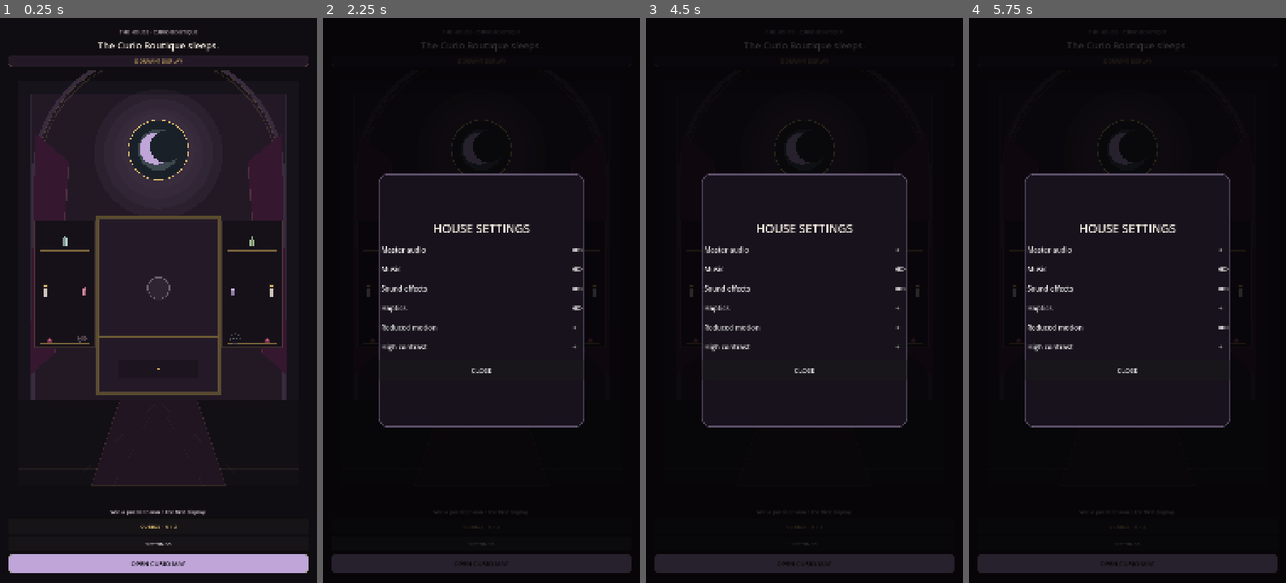
Above: before the commit, frames 1-4 (left to right).
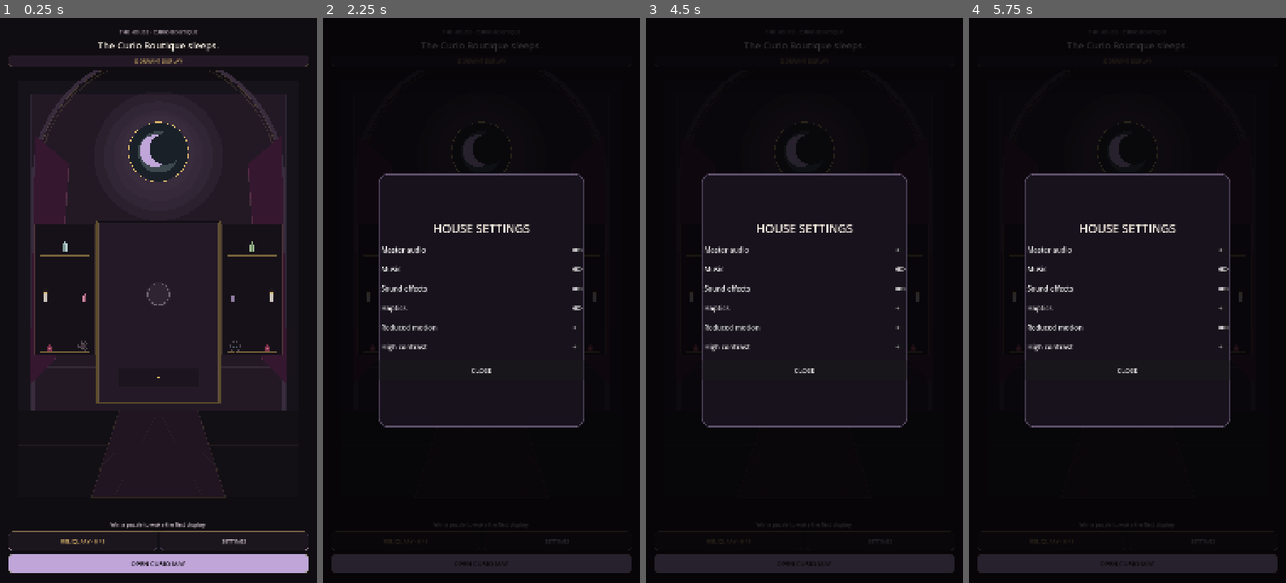
Above: after the commit, the same moments.

Repository: Jay-prodesign/akilta-match3
Game: Godot game, scene res://src/app/app_bootstrap.tscn
The game is run twice, just before and just after one commit, with the same random seed, the same clock (stepped at 60 frames per second) and the same inputs.
Inputs:
- Up to frame 1 (0.25 s): no input
- Up to frame 2 (2.25 s): click "CURIOS · 0 / 3" (after the commit: "RELIQUARY · 0 / 3") at 0.5 s; click "BACK TO THE HOUSE" at 1.25 s; click "SETTINGS" at 2 s
- Up to frame 3 (4.5 s): click "OPEN CURIO MAP" at 2.75 s; click "Master audio" at 3.5 s; click "Haptics" at 4.25 s
- Up to frame 4 (5.75 s): click "Reduced motion" at 5 s

The runs differ from the first frame. In frame 1, 3.8% of the frame differs, in the area x 2-98%, y 9-95%; in frame 2, 0.3%; in frame 3, 0.3%; in frame 4, 0.3%.

Commit message:
feat: turn House controls into a real navigation dock

Diff:
--- a/src/ui/home/house_home.gd
+++ b/src/ui/home/house_home.gd
@@ -12,8 +12,8 @@
 @onready var headline: Label = $Layout/Headline
 @onready var detail: Label = $Layout/Detail
 @onready var curio_label: Label = $Layout/CurioChip/Label
-@onready var collection_button: Button = $Layout/CollectionButton
-@onready var settings_button: Button = $Layout/SettingsButton
+@onready var collection_button: Button = $Layout/ActionDock/Actions/CollectionButton
+@onready var settings_button: Button = $Layout/ActionDock/Actions/SettingsButton
 @onready var play_button: Button = $Layout/PlayButton
 
 var progress
@@ -52,7 +52,7 @@
 		curio_label.text = "CURIO 01 · MOON CAMEO AWAKENED"
 	else:
 		curio_label.text = "DORMANT DISPLAY"
-	collection_button.text = "CURIOS · %d / 3" % owned_curios.size()
+	collection_button.text = "RELIQUARY · %d / 3" % owned_curios.size()
 	play_button.disabled = available_level_count < 1
 	play_button.text = "OPEN CURIO MAP" if available_level_count >= 1 else "THE MAP IS SEALED"
 
--- a/src/ui/home/house_home.tscn
+++ b/src/ui/home/house_home.tscn
@@ -41,6 +41,30 @@
 border_width_right = 1
 border_width_bottom = 1
 border_color = Color(0.851, 0.71, 0.416, 0.26)
+corner_radius_top_left = 14
+corner_radius_top_right = 14
+corner_radius_bottom_right = 14
+corner_radius_bottom_left = 14
+
+[sub_resource type="StyleBoxFlat" id="ActionDock"]
+bg_color = Color(0.075, 0.058, 0.09, 0.96)
+border_width_left = 1
+border_width_top = 1
+border_width_right = 1
+border_width_bottom = 1
+border_color = Color(0.851, 0.71, 0.416, 0.18)
+corner_radius_top_left = 18
+corner_radius_top_right = 18
+corner_radius_bottom_right = 18
+corner_radius_bottom_left = 18
+
+[sub_resource type="StyleBoxFlat" id="SecondaryButton"]
+bg_color = Color(0.105, 0.082, 0.12, 1)
+border_width_left = 1
+border_width_top = 1
+border_width_right = 1
+border_width_bottom = 1
+border_color = Color(0.749, 0.647, 0.847, 0.22)
 corner_radius_top_left = 14
 corner_radius_top_right = 14
 corner_radius_bottom_right = 14
@@ -120,18 +144,36 @@
 horizontal_alignment = 1
 autowrap_mode = 2
 
-[node name="CollectionButton" type="Button" parent="Layout"]
-custom_minimum_size = Vector2(0, 50)
+[node name="ActionDock" type="PanelContainer" parent="Layout"]
+custom_minimum_size = Vector2(0, 68)
 layout_mode = 2
+theme_override_styles/panel = SubResource("ActionDock")
+
+[node name="Actions" type="HBoxContainer" parent="Layout/ActionDock"]
+layout_mode = 2
+theme_override_constants/separation = 10
+alignment = 1
+
+[node name="CollectionButton" type="Button" parent="Layout/ActionDock/Actions"]
+custom_minimum_size = Vector2(0, 52)
+layout_mode = 2
+size_flags_horizontal = 3
 theme_override_colors/font_color = Color(0.851, 0.71, 0.416, 1)
-theme_override_font_sizes/font_size = 19
-text = "CURIOS · 0 / 3"
+theme_override_font_sizes/font_size = 18
+theme_override_styles/normal = SubResource("SecondaryButton")
+theme_override_styles/hover = SubResource("SecondaryButton")
+theme_override_styles/pressed = SubResource("SecondaryButton")
+text = "RELIQUARY · 0 / 3"
 
-[node name="SettingsButton" type="Button" parent="Layout"]
-custom_minimum_size = Vector2(0, 50)
+[node name="SettingsButton" type="Button" parent="Layout/ActionDock/Actions"]
+custom_minimum_size = Vector2(0, 52)
 layout_mode = 2
+size_flags_horizontal = 3
 theme_override_colors/font_color = Color(0.851, 0.804, 0.835, 1)
-theme_override_font_sizes/font_size = 19
+theme_override_font_sizes/font_size = 18
+theme_override_styles/normal = SubResource("SecondaryButton")
+theme_override_styles/hover = SubResource("SecondaryButton")
+theme_override_styles/pressed = SubResource("SecondaryButton")
 text = "SETTINGS"
 
 [node name="PlayButton" type="Button" parent="Layout"]
--- a/tests/integration/test_first_player_journey.gd
+++ b/tests/integration/test_first_player_journey.gd
@@ -26,7 +26,7 @@
 
 	_expect(str(app.current_route_name()) == "house", "new player must boot into House")
 	var house = app.current_screen()
-	var settings_button: Button = house.get_node("Layout/SettingsButton")
+	var settings_button: Button = house.get_node("Layout/ActionDock/Actions/SettingsButton")
 	settings_button.emit_signal("pressed")
 	await process_frame
 	_expect(app.navigation.is_settings_open(), "House settings must open")
@@ -76,7 +76,7 @@
 	_expect(progress.curios.count("moon_cameo") == 1, "Moon Cameo must persist exactly once")
 
 	var awakened_house = app.current_screen()
-	var collection_button: Button = awakened_house.get_node("Layout/CollectionButton")
+	var collection_button: Button = awakened_house.get_node("Layout/ActionDock/Actions/CollectionButton")
 	collection_button.emit_signal("pressed")
 	await process_frame
 	_expect(str(app.current_route_name()) == "collection", "House Curios control must open collection")
Not shown: 1 places in src/ui/home/house_home.tscn that only renumber resources
Not shown, added: docs/engineering/house-action-dock.md
